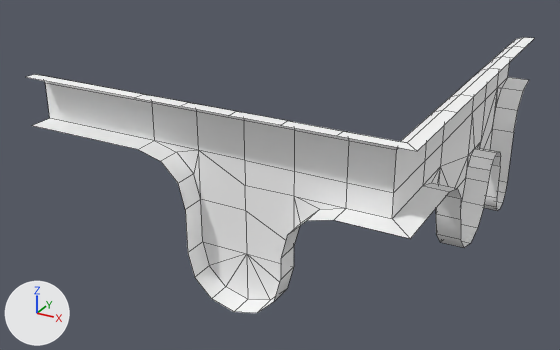
One commit to the FBX model Assets/3_3D/Meshes/Tile_v2/Drops/SM_drop_L_1.fbx: the scene before it, then after it.
One viewpoint serves both versions: a 50 mm camera at (3.2, -6.72, 4.17) aimed at (-0.63, 0.26, 0.68). The axes (+X, +Y, +Z) are drawn at lower left. The lights are the same throughout. Mesh edges are drawn as thin lines. Where no turn or scale is listed for an object, it has been applied to the vertices.

Objects in the first picture: 'SM_drop_L_1'.
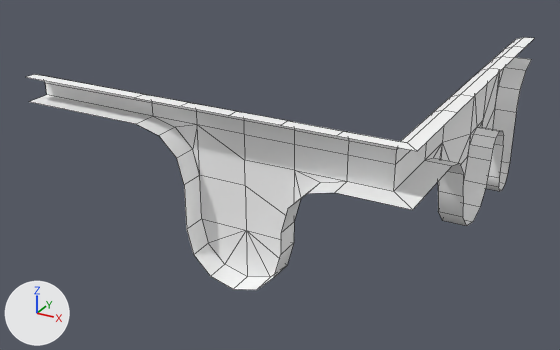
Boxes (x1, y1, x2, y2) around the edits, measured in the pictures (560 x 350 px; the box of a moved part takes in the faces that stretch with it):
'SM_drop_L_1', reshaped (8% shorter): before (27, 37, 534, 313); after (27, 37, 534, 290)
part 1 of me_mesh, moved or reshaped: before (32, 62, 529, 313); after (29, 57, 532, 290)

Edits to the bpy script that builds the scene:
```text
Change me_mesh:
    where me_mesh.from_pydata(...)  # 158 vertices, 145 faces; spans x -2.5..1.5, y -1.5..2.5, z 0.05..2.0
    used by ob_sm_drop_l_1; location = (0.0, 0.0, 0.0)
    me_mesh part 1: all 106 vertices in x -2.5..1.5, y -1.5..2.5, z 0.05..1.5 are moved by (0.0, 0.0, 0.25)
```
